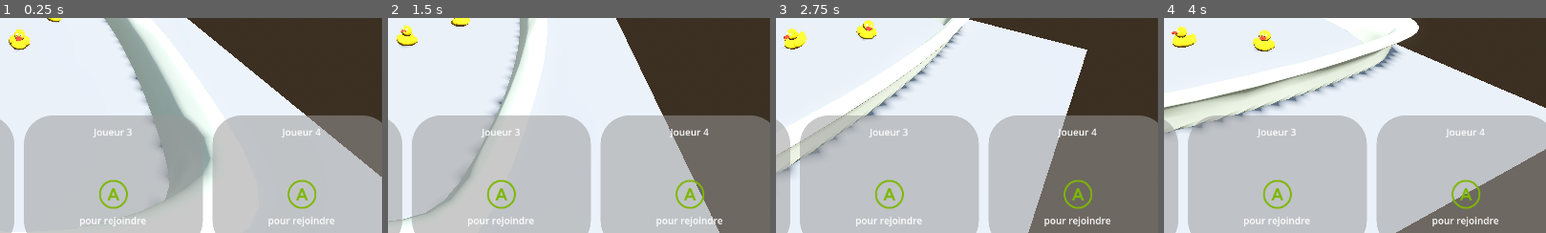
Above: before the commit, frames 1-4 (left to right).
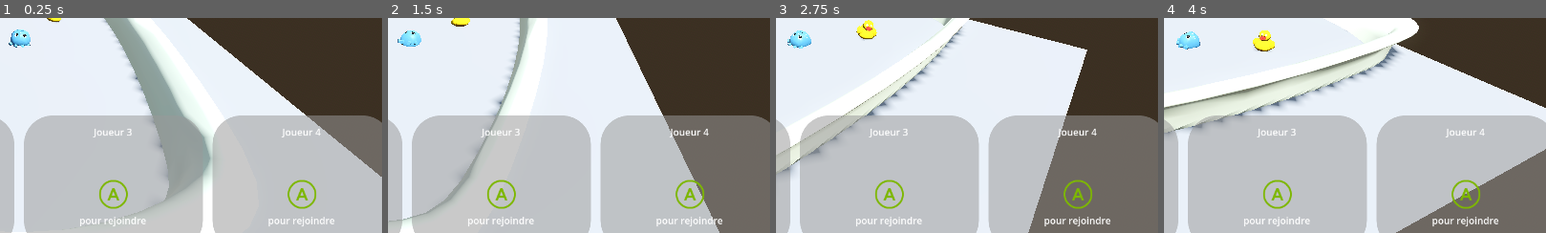
Above: after the commit, the same moments.

Repository: Gr0minet/ggj2025
Game: Godot game, scene res://scenes/test_all.tscn
Same seed, same stepped clock (60 frames per second), same inputs: the game is played once before the commit and once after it.
Inputs:
- Up to frame 1 (0.25 s): no input
- Up to frame 2 (1.5 s): hold I (change_color_up) 0.53-1.28 s; hold J (join_game) 0.53-1.28 s; tap G (jump) at 0.77 s; hold O (change_color_down) from 1.28 s (still down); tap 1 at 1.35 s
- Up to frame 3 (2.75 s): tap G (jump) at 1.52 s; release O (change_color_down) at 2.03 s; hold I (change_color_up) from 2.03 s (still down); tap 2 at 2.1 s
- Up to frame 4 (4 s): tap 3 at 2.85 s; tap G (jump) at 3.02, 3.77 s; release I (change_color_up) at 3.53 s; hold O (change_color_down) from 3.53 s (still down); tap 4 at 3.6 s
The pictures show only the part of the screen within x 48-98%, y 44-94%; the shares and areas given below are measured in that part.

The runs differ from the first frame. In frame 1, 0.4% of the frame differs, in the area x 2-8%, y 5-16%; in frame 2, 0.4%; in frame 3, 0.5%; in frame 4, 0.5%, in the area x 2-10%, y 4-15%.

Commit message:
Ajout mascotte

Diff:
--- /dev/null
+++ b/godot/item/mascotte.tscn
@@ -0,0 +1,19 @@
+[gd_scene load_steps=4 format=3 uid="uid://bvjeme52fg8uo"]
+
+[ext_resource type="PackedScene" uid="uid://bl6rqfabx3oyd" path="res://item/item.tscn" id="1_s5bf2"]
+[ext_resource type="PackedScene" uid="uid://b0vvqkwl6c6m7" path="res://assets/godot mascot.glb" id="2_dujre"]
+
+[sub_resource type="SphereShape3D" id="SphereShape3D_nhmhq"]
+radius = 0.053544
+
+[node name="Mascotte" instance=ExtResource("1_s5bf2")]
+transform = Transform3D(2, 0, 0, 0, 2, 0, 0, 0, 2, 0, 0, 0)
+
+[node name="godot mascot" parent="Pivot" index="0" instance=ExtResource("2_dujre")]
+transform = Transform3D(-4.37114e-08, 1, 0, -1, -4.37114e-08, 0, 0, 0, 1, -0.0420291, 0, 0)
+
+[node name="AnimationPlayer" parent="." index="1"]
+autoplay = "move"
+
+[node name="CollisionShape3D" type="CollisionShape3D" parent="." index="2"]
+shape = SubResource("SphereShape3D_nhmhq")
--- a/godot/main/main.tscn
+++ b/godot/main/main.tscn
@@ -10,6 +10,7 @@
 [ext_resource type="PackedScene" uid="uid://b2i5bmbjailsa" path="res://item/duck.tscn" id="7_t2yrm"]
 [ext_resource type="PackedScene" uid="uid://de76wbnhfpsty" path="res://item/tooth_brush.tscn" id="8_vqbr5"]
 [ext_resource type="Script" path="res://scripts/debug_draw.gd" id="8_wqv0v"]
+[ext_resource type="PackedScene" uid="uid://bvjeme52fg8uo" path="res://item/mascotte.tscn" id="9_gxufp"]
 [ext_resource type="Script" path="res://main/player_spawns.gd" id="11_mx223"]
 
 [sub_resource type="ProceduralSkyMaterial" id="ProceduralSkyMaterial_rsayj"]
@@ -143,12 +144,6 @@
 
 [node name="Items" type="Node3D" parent="."]
 
-[node name="Duck" parent="Items" instance=ExtResource("7_t2yrm")]
-transform = Transform3D(2, 0, 0, 0, 2, 0, 0, 0, 2, 0, 0.972039, 0)
-collision_layer = 1
-collision_mask = 1
-script = null
-
 [node name="Duck2" parent="Items" instance=ExtResource("7_t2yrm")]
 transform = Transform3D(1.51506, 0, 1.3056, 0, 2, 0, -1.3056, 0, 1.51506, -0.709849, 0.972039, -0.348515)
 collision_layer = 1
@@ -166,6 +161,9 @@
 collision_layer = 1
 collision_mask = 1
 script = null
+
+[node name="Mascotte" parent="Items" instance=ExtResource("9_gxufp")]
+transform = Transform3D(2, 0, 0, 0, 2, 0, 0, 0, 2, -0.0589308, 0.98794, -0.00752424)
 
 [node name="Camera3D" type="Camera3D" parent="."]
 transform = Transform3D(1, 7.45601e-08, 4.43755e-08, -6.72004e-08, 0.34202, 0.939693, 5.48863e-08, -0.939693, 0.34202, -2.87586e-08, 2.83241, 0.885402)
Binary file added: godot/assets/godot mascot.glb
Not shown, added: godot/assets/godot mascot.glb.import
Not shown: 1 places in godot/main/main.tscn that only renumber resources
